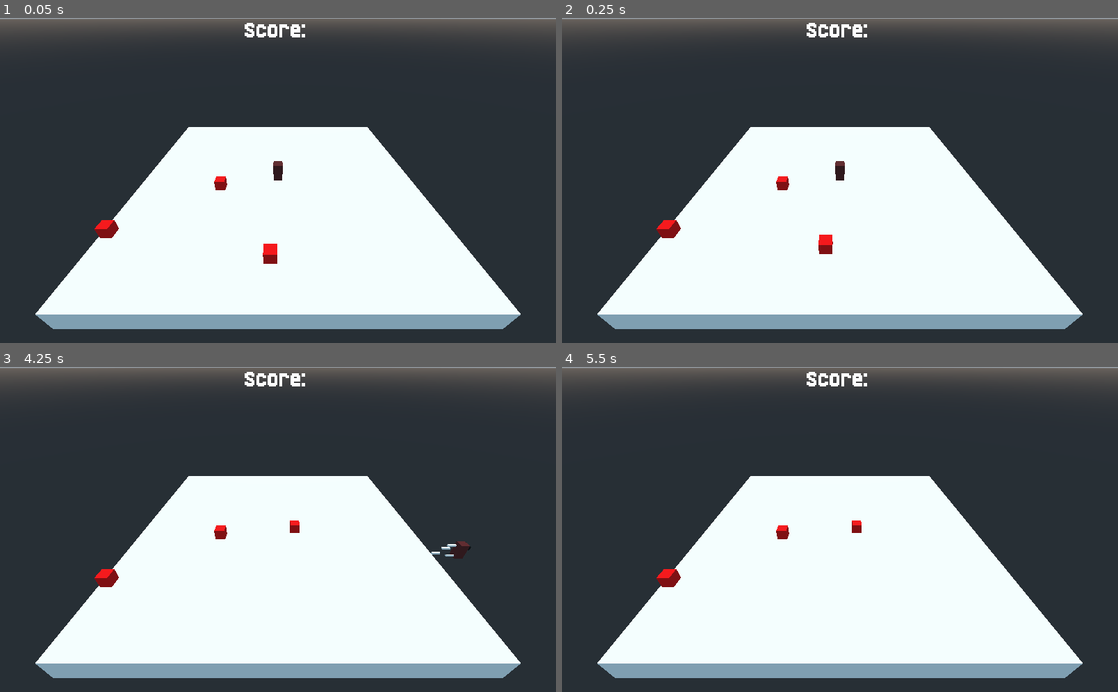
Above: before the commit, frames 1-4 (two rows, left to right).
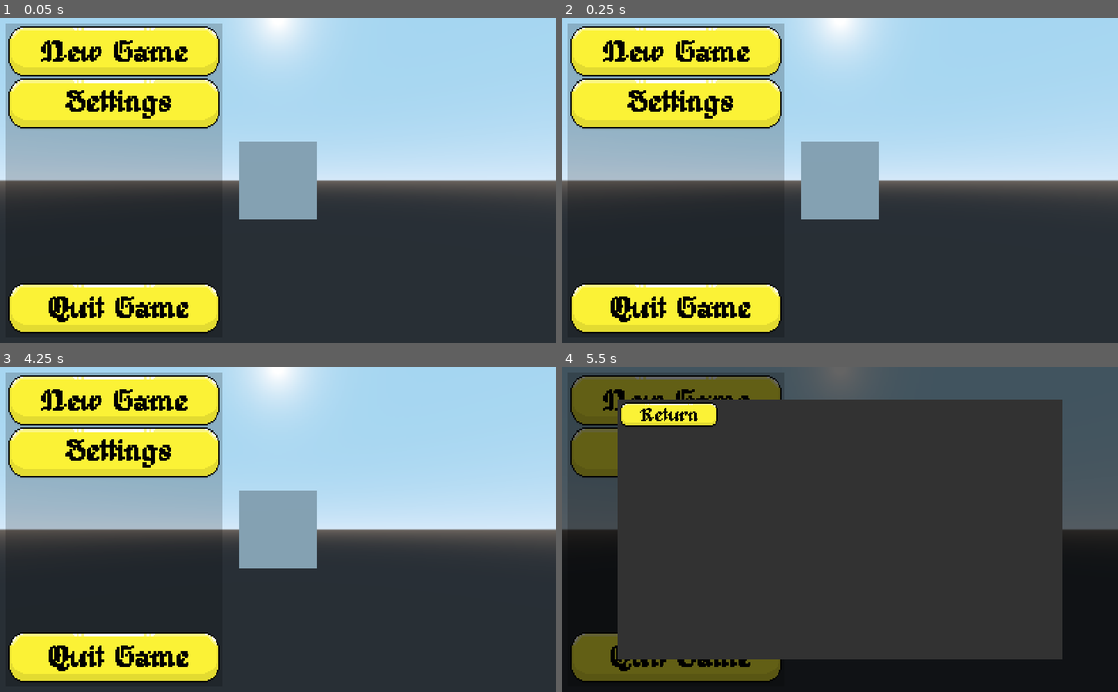
Above: after the commit, the same moments.

Repository: coffandro/Wizards
Game: Godot game, scene res://Main.tscn
Same seed, same stepped clock (60 frames per second), same inputs: the game is played once before the commit and once after it.
Inputs (mouse positions are in pixels of both pictures, inside the frame that each line leads up to):
- Up to frame 1 (0.05 s): no input
- Up to frame 2 (0.25 s): no input
- Up to frame 3 (4.25 s): click (116, 454) at 0.52 s; click (105, 415) at 1.27 s; click (116, 399) at 2.02 s; click (116, 399) at 2.77 s; tap Enter at 3.5 s; hold Right (move_right) from 3.53 s (still down); hold Shift (sprint, bound only before the commit) from 3.53 s (still down); tap Space (attack, bound only before the commit) at 3.6 s
- Up to frame 4 (5.5 s): release Right (move_right) at 4.28 s; release Shift (sprint, bound only before the commit) at 4.28 s; hold Down (move_back) 4.28-5.03 s; tap Shift (sprint, bound only before the commit) at 4.35 s; tap Space (attack, bound only before the commit) at 4.55, 5, 5.1 s; hold Right (move_right) from 5.03 s (still down); hold Shift (sprint, bound only before the commit) from 5.03 s (still down)

The runs differ from the first frame. In frame 1, 85% of the frame differs, in the area x 0-100%, y 0-98%; in frame 2, 85%; in frame 3, 85%; in frame 4, 68%.

Commit message:
Added the old wizards version

Diff:
--- /dev/null
+++ b/CharacterCreation.tscn
@@ -0,0 +1,25 @@
+[gd_scene load_steps=4 format=2]
+
+[ext_resource path="res://UI.tres" type="Theme" id=1]
+
+[sub_resource type="CubeMesh" id=2]
+
+[sub_resource type="BoxShape" id=1]
+
+[node name="Main" type="Node"]
+
+[node name="Camera" type="Camera" parent="."]
+
+[node name="UserInterface" type="Control" parent="."]
+anchor_right = 1.0
+anchor_bottom = 1.0
+theme = ExtResource( 1 )
+
+[node name="StaticBody" type="StaticBody" parent="."]
+transform = Transform( 1, 0, 0, 0, 1, 0, 0, 0, 1, 0, 0, -7 )
+
+[node name="MeshInstance" type="MeshInstance" parent="StaticBody"]
+mesh = SubResource( 2 )
+
+[node name="CollisionShape" type="CollisionShape" parent="StaticBody"]
+shape = SubResource( 1 )
--- a/Main.gd
+++ b/Main.gd
@@ -1,12 +1,15 @@
 extends Node
 
-export (PackedScene) var enemy_scene
+func _ready():
+	$UserInterface/SettingsBackground.hide()
 
-var EnemyNumber = 3
+# Buttons
+func _on_QuitButton_pressed():
+	get_tree().quit()
 
-func _ready():
-	for i in EnemyNumber:
-		randomize()
-		var enemy = enemy_scene.instance()
-		enemy.transform.origin = Vector3(rand_range(-7, 7), 1, rand_range(-7, 7))
-		add_child(enemy)
+func _on_SettingsButton_pressed():
+	$UserInterface/SettingsBackground.show()
+
+
+func _on_ReturnButton_pressed():
+	$UserInterface/SettingsBackground.hide()
--- a/Main.tscn
+++ b/Main.tscn
@@ -1,52 +1,106 @@
-[gd_scene load_steps=12 format=2]
+[gd_scene load_steps=13 format=2]
 
-[ext_resource path="res://Player.tscn" type="PackedScene" id=1]
-[ext_resource path="res://Textures/Born2bSportyV2.ttf" type="DynamicFontData" id=2]
-[ext_resource path="res://Mobs/Enemy.tscn" type="PackedScene" id=3]
-[ext_resource path="res://Main.gd" type="Script" id=4]
+[ext_resource path="res://UI/Settings_Pressed.png" type="Texture" id=1]
+[ext_resource path="res://UI/NewGame_Normal.png" type="Texture" id=2]
+[ext_resource path="res://UI/NewGame_Pressed.png" type="Texture" id=3]
+[ext_resource path="res://UI/Settings_Normal.png" type="Texture" id=4]
+[ext_resource path="res://UI.tres" type="Theme" id=5]
+[ext_resource path="res://UI/Quit_Normal.png" type="Texture" id=6]
+[ext_resource path="res://UI/Quit_Pressed.png" type="Texture" id=7]
+[ext_resource path="res://Main.gd" type="Script" id=8]
+[ext_resource path="res://UI/Return_Normal.png" type="Texture" id=9]
+[ext_resource path="res://UI/Return_Pressed.png" type="Texture" id=10]
 
 [sub_resource type="CubeMesh" id=1]
-size = Vector3( 15, 1, 15 )
 
 [sub_resource type="BoxShape" id=2]
-extents = Vector3( 7.5, 0.5, 7.5 )
-
-[sub_resource type="CubeMesh" id=5]
-size = Vector3( 3.6, 2.1, 0.01 )
-
-[sub_resource type="Shader" id=4]
-code = "shader_type spatial;
-render_mode unshaded;
-
-const int pixel_size = 4; //resolution must be divisible by pixel_size
-
-void fragment() {
-	float x = float(int(FRAGCOORD.x) % pixel_size);
-	float y = float(int(FRAGCOORD.y) % pixel_size);
-
-	x = FRAGCOORD.x + floor(float(pixel_size) / 2.0) - x;
-	y = FRAGCOORD.y + floor(float(pixel_size) / 2.0) - y;
-
-	ALBEDO = texture(SCREEN_TEXTURE, vec2(x, y) / VIEWPORT_SIZE).xyz;
-}"
-
-[sub_resource type="ShaderMaterial" id=6]
-shader = SubResource( 4 )
-
-[sub_resource type="DynamicFont" id=7]
-size = 48
-font_data = ExtResource( 2 )
-
-[sub_resource type="Theme" id=8]
-default_font = SubResource( 7 )
 
 [node name="Main" type="Node"]
-script = ExtResource( 4 )
-enemy_scene = ExtResource( 3 )
+script = ExtResource( 8 )
+
+[node name="Camera" type="Camera" parent="."]
+
+[node name="UserInterface" type="Control" parent="."]
+anchor_right = 1.0
+anchor_bottom = 1.0
+theme = ExtResource( 5 )
+
+[node name="Buttons" type="ColorRect" parent="UserInterface"]
+anchor_right = 0.380859
+anchor_bottom = 0.94
+margin_left = 10.0
+margin_top = 10.0
+margin_right = 20.0
+margin_bottom = 26.0
+rect_pivot_offset = Vector2( -4, 27 )
+color = Color( 0, 0, 0, 0.188235 )
+__meta__ = {
+"_edit_use_anchors_": true
+}
+
+[node name="NewGameButton" type="TextureButton" parent="UserInterface/Buttons"]
+margin_left = 5.0
+margin_top = 5.0
+margin_right = 395.0
+margin_bottom = 100.0
+texture_normal = ExtResource( 2 )
+texture_pressed = ExtResource( 3 )
+expand = true
+
+[node name="SettingsButton" type="TextureButton" parent="UserInterface/Buttons"]
+margin_left = 5.0
+margin_top = 102.0
+margin_right = 395.0
+margin_bottom = 197.0
+texture_normal = ExtResource( 4 )
+texture_pressed = ExtResource( 1 )
+expand = true
+
+[node name="QuitButton" type="TextureButton" parent="UserInterface/Buttons"]
+anchor_top = 1.0
+anchor_bottom = 1.0
+margin_left = 5.0
+margin_top = -100.0
+margin_right = 395.0
+margin_bottom = -5.0
+texture_normal = ExtResource( 6 )
+texture_pressed = ExtResource( 7 )
+expand = true
+
+[node name="SettingsBackground" type="ColorRect" parent="UserInterface"]
+visible = false
+anchor_left = 0.5
+anchor_top = 0.5
+anchor_right = 0.5
+anchor_bottom = 0.5
+margin_left = -512.0
+margin_top = -300.0
+margin_right = 512.0
+margin_bottom = 300.0
+color = Color( 0, 0, 0, 0.607843 )
+
+[node name="Settings" type="ColorRect" parent="UserInterface/SettingsBackground"]
+anchor_left = 0.5
+anchor_top = 0.5
+anchor_right = 0.5
+anchor_bottom = 0.5
+margin_left = -409.6
+margin_top = -240.0
+margin_right = 409.6
+margin_bottom = 240.0
+color = Color( 0.196078, 0.196078, 0.196078, 1 )
+
+[node name="ReturnButton" type="TextureButton" parent="UserInterface/SettingsBackground/Settings"]
+margin_left = 5.0
+margin_top = 5.0
+margin_right = 185.0
+margin_bottom = 52.5
+texture_normal = ExtResource( 9 )
+texture_pressed = ExtResource( 10 )
+expand = true
 
 [node name="StaticBody" type="StaticBody" parent="."]
-collision_layer = 4
-collision_mask = 3
+transform = Transform( 1, 0, 0, 0, 1, 0, 0, 0, 1, 0, 0, -7 )
 
 [node name="MeshInstance" type="MeshInstance" parent="StaticBody"]
 mesh = SubResource( 1 )
@@ -54,30 +108,6 @@
 [node name="CollisionShape" type="CollisionShape" parent="StaticBody"]
 shape = SubResource( 2 )
 
-[node name="DirectionalLight" type="DirectionalLight" parent="."]
-transform = Transform( 1, 0, 0, 0, -0.846918, 0.531724, 0, -0.531724, -0.846918, 0, 17.6212, -38.2901 )
-
-[node name="Player" parent="." instance=ExtResource( 1 )]
-transform = Transform( 1, 0, 0, 0, 1, 0, 0, 0, 1, 0, 0.5, 0 )
-
-[node name="Camera" type="Camera" parent="."]
-transform = Transform( 1, 0, 0, 0, 0.819152, 0.573577, 0, -0.573577, 0.819152, 0, 8, 11 )
-
-[node name="MeshInstance" type="MeshInstance" parent="Camera"]
-transform = Transform( 1, 0, 0, 0, 1, 0, 0, 0, 1, 0, 0, -1.5 )
-visible = false
-mesh = SubResource( 5 )
-material/0 = SubResource( 6 )
-
-[node name="UserInterface" type="Control" parent="."]
-anchor_right = 1.0
-anchor_bottom = 1.0
-theme = SubResource( 8 )
-
-[node name="Score" type="Label" parent="UserInterface"]
-anchor_left = 0.5
-anchor_right = 0.5
-margin_left = -64.5
-margin_right = 64.5
-margin_bottom = 48.0
-text = "Score: "
+[connection signal="pressed" from="UserInterface/Buttons/SettingsButton" to="." method="_on_SettingsButton_pressed"]
+[connection signal="pressed" from="UserInterface/Buttons/QuitButton" to="." method="_on_QuitButton_pressed"]
+[connection signal="pressed" from="UserInterface/SettingsBackground/Settings/ReturnButton" to="." method="_on_ReturnButton_pressed"]
--- /dev/null
+++ b/UI.tres
@@ -0,0 +1,9 @@
+[gd_resource type="Theme" load_steps=3 format=2]
+
+[ext_resource path="res://fonts/OldWizard.ttf" type="DynamicFontData" id=1]
+
+[sub_resource type="DynamicFont" id=1]
+font_data = ExtResource( 1 )
+
+[resource]
+default_font = SubResource( 1 )
--- a/project.godot
+++ b/project.godot
@@ -17,7 +17,13 @@
 [display]
 
 window/size/fullscreen=true
-window/dpi/allow_hidpi=true
+window/stretch/mode="2d"
+window/stretch/aspect="keep"
+
+[global]
+
+texture=false
+main=false
 
 [gui]
 
@@ -25,55 +31,46 @@
 
 [input]
 
+move_left={
+"deadzone": 0.5,
+"events": [ Object(InputEventKey,"resource_local_to_scene":false,"resource_name":"","device":0,"alt":false,"shift":false,"control":false,"meta":false,"command":false,"pressed":false,"scancode":16777231,"physical_scancode":0,"unicode":0,"echo":false,"script":null)
+, Object(InputEventJoypadMotion,"resource_local_to_scene":false,"resource_name":"","device":0,"axis":0,"axis_value":-1.0,"script":null)
+, Object(InputEventKey,"resource_local_to_scene":false,"resource_name":"","device":0,"alt":false,"shift":false,"control":false,"meta":false,"command":false,"pressed":false,"scancode":65,"physical_scancode":0,"unicode":0,"echo":false,"script":null)
+ ]
+}
+move_right={
+"deadzone": 0.5,
+"events": [ Object(InputEventKey,"resource_local_to_scene":false,"resource_name":"","device":0,"alt":false,"shift":false,"control":false,"meta":false,"command":false,"pressed":false,"scancode":16777233,"physical_scancode":0,"unicode":0,"echo":false,"script":null)
+, Object(InputEventJoypadMotion,"resource_local_to_scene":false,"resource_name":"","device":0,"axis":0,"axis_value":1.0,"script":null)
+, Object(InputEventKey,"resource_local_to_scene":false,"resource_name":"","device":0,"alt":false,"shift":false,"control":false,"meta":false,"command":false,"pressed":false,"scancode":68,"physical_scancode":0,"unicode":0,"echo":false,"script":null)
+ ]
+}
 move_forward={
 "deadzone": 0.5,
 "events": [ Object(InputEventKey,"resource_local_to_scene":false,"resource_name":"","device":0,"alt":false,"shift":false,"control":false,"meta":false,"command":false,"pressed":false,"scancode":16777232,"physical_scancode":0,"unicode":0,"echo":false,"script":null)
-, Object(InputEventJoypadMotion,"resource_local_to_scene":false,"resource_name":"","device":-1,"axis":1,"axis_value":-1.0,"script":null)
+, Object(InputEventJoypadMotion,"resource_local_to_scene":false,"resource_name":"","device":0,"axis":1,"axis_value":-1.0,"script":null)
 , Object(InputEventKey,"resource_local_to_scene":false,"resource_name":"","device":0,"alt":false,"shift":false,"control":false,"meta":false,"command":false,"pressed":false,"scancode":87,"physical_scancode":0,"unicode":0,"echo":false,"script":null)
  ]
 }
 move_back={
 "deadzone": 0.5,
 "events": [ Object(InputEventKey,"resource_local_to_scene":false,"resource_name":"","device":0,"alt":false,"shift":false,"control":false,"meta":false,"command":false,"pressed":false,"scancode":16777234,"physical_scancode":0,"unicode":0,"echo":false,"script":null)
-, Object(InputEventJoypadMotion,"resource_local_to_scene":false,"resource_name":"","device":-1,"axis":1,"axis_value":1.0,"script":null)
+, Object(InputEventJoypadMotion,"resource_local_to_scene":false,"resource_name":"","device":0,"axis":1,"axis_value":1.0,"script":null)
 , Object(InputEventKey,"resource_local_to_scene":false,"resource_name":"","device":0,"alt":false,"shift":false,"control":false,"meta":false,"command":false,"pressed":false,"scancode":83,"physical_scancode":0,"unicode":0,"echo":false,"script":null)
  ]
 }
-move_left={
+jump={
 "deadzone": 0.5,
-"events": [ Object(InputEventKey,"resource_local_to_scene":false,"resource_name":"","device":0,"alt":false,"shift":false,"control":false,"meta":false,"command":false,"pressed":false,"scancode":16777231,"physical_scancode":0,"unicode":0,"echo":false,"script":null)
-, Object(InputEventJoypadMotion,"resource_local_to_scene":false,"resource_name":"","device":-1,"axis":0,"axis_value":-1.0,"script":null)
-, Object(InputEventKey,"resource_local_to_scene":false,"resource_name":"","device":0,"alt":false,"shift":false,"control":false,"meta":false,"command":false,"pressed":false,"scancode":65,"physical_scancode":0,"unicode":0,"echo":false,"script":null)
- ]
-}
-move_right={
-"deadzone": 0.5,
-"events": [ Object(InputEventKey,"resource_local_to_scene":false,"resource_name":"","device":0,"alt":false,"shift":false,"control":false,"meta":false,"command":false,"pressed":false,"scancode":16777233,"physical_scancode":0,"unicode":0,"echo":false,"script":null)
-, Object(InputEventJoypadMotion,"resource_local_to_scene":false,"resource_name":"","device":-1,"axis":0,"axis_value":1.0,"script":null)
-, Object(InputEventKey,"resource_local_to_scene":false,"resource_name":"","device":0,"alt":false,"shift":false,"control":false,"meta":false,"command":false,"pressed":false,"scancode":68,"physical_scancode":0,"unicode":0,"echo":false,"script":null)
- ]
-}
-sprint={
-"deadzone": 0.5,
-"events": [ Object(InputEventKey,"resource_local_to_scene":false,"resource_name":"","device":0,"alt":false,"shift":false,"control":false,"meta":false,"command":false,"pressed":false,"scancode":16777237,"physical_scancode":0,"unicode":0,"echo":false,"script":null)
-, Object(InputEventJoypadButton,"resource_local_to_scene":false,"resource_name":"","device":-1,"button_index":0,"pressure":0.0,"pressed":false,"script":null)
- ]
-}
-attack={
-"deadzone": 0.5,
-"events": [ Object(InputEventJoypadButton,"resource_local_to_scene":false,"resource_name":"","device":-1,"button_index":2,"pressure":0.0,"pressed":false,"script":null)
-, Object(InputEventKey,"resource_local_to_scene":false,"resource_name":"","device":0,"alt":false,"shift":false,"control":false,"meta":false,"command":false,"pressed":false,"scancode":32,"physical_scancode":0,"unicode":0,"echo":false,"script":null)
-, Object(InputEventJoypadButton,"resource_local_to_scene":false,"resource_name":"","device":-1,"button_index":7,"pressure":0.0,"pressed":false,"script":null)
+"events": [ Object(InputEventKey,"resource_local_to_scene":false,"resource_name":"","device":0,"alt":false,"shift":false,"control":false,"meta":false,"command":false,"pressed":false,"scancode":32,"physical_scancode":0,"unicode":0,"echo":false,"script":null)
+, Object(InputEventJoypadButton,"resource_local_to_scene":false,"resource_name":"","device":0,"button_index":0,"pressure":0.0,"pressed":false,"script":null)
  ]
 }
 
 [layer_names]
 
-3d_physics/layer_1="Player"
-3d_physics/layer_2="Enemies"
-3d_physics/layer_3="World"
-3d_physics/layer_4="AllyBullets"
-3d_physics/layer_5="EnemyBullets"
+3d_physics/layer_1="player"
+3d_physics/layer_2="enemies"
+3d_physics/layer_3="world"
 
 [physics]
 
@@ -81,4 +78,7 @@
 
 [rendering]
 
+quality/driver/driver_name="GLES2"
+vram_compression/import_etc=true
+vram_compression/import_etc2=false
 environment/default_environment="res://default_env.tres"
Binary file added: UI/BigButton.aseprite
Binary file added: UI/Button.aseprite
Binary file added: UI/NewGame_Normal.png
Not shown, added: UI/NewGame_Normal.png.import
Binary file added: UI/NewGame_Pressed.png
Not shown, added: UI/NewGame_Pressed.png.import
Binary file added: UI/Quit_Normal.png
Not shown, added: UI/Quit_Normal.png.import
Binary file added: UI/Quit_Pressed.png
Not shown, added: UI/Quit_Pressed.png.import
Binary file added: UI/Return_Normal.png
Not shown, added: UI/Return_Normal.png.import
(and 7 more such lines)
